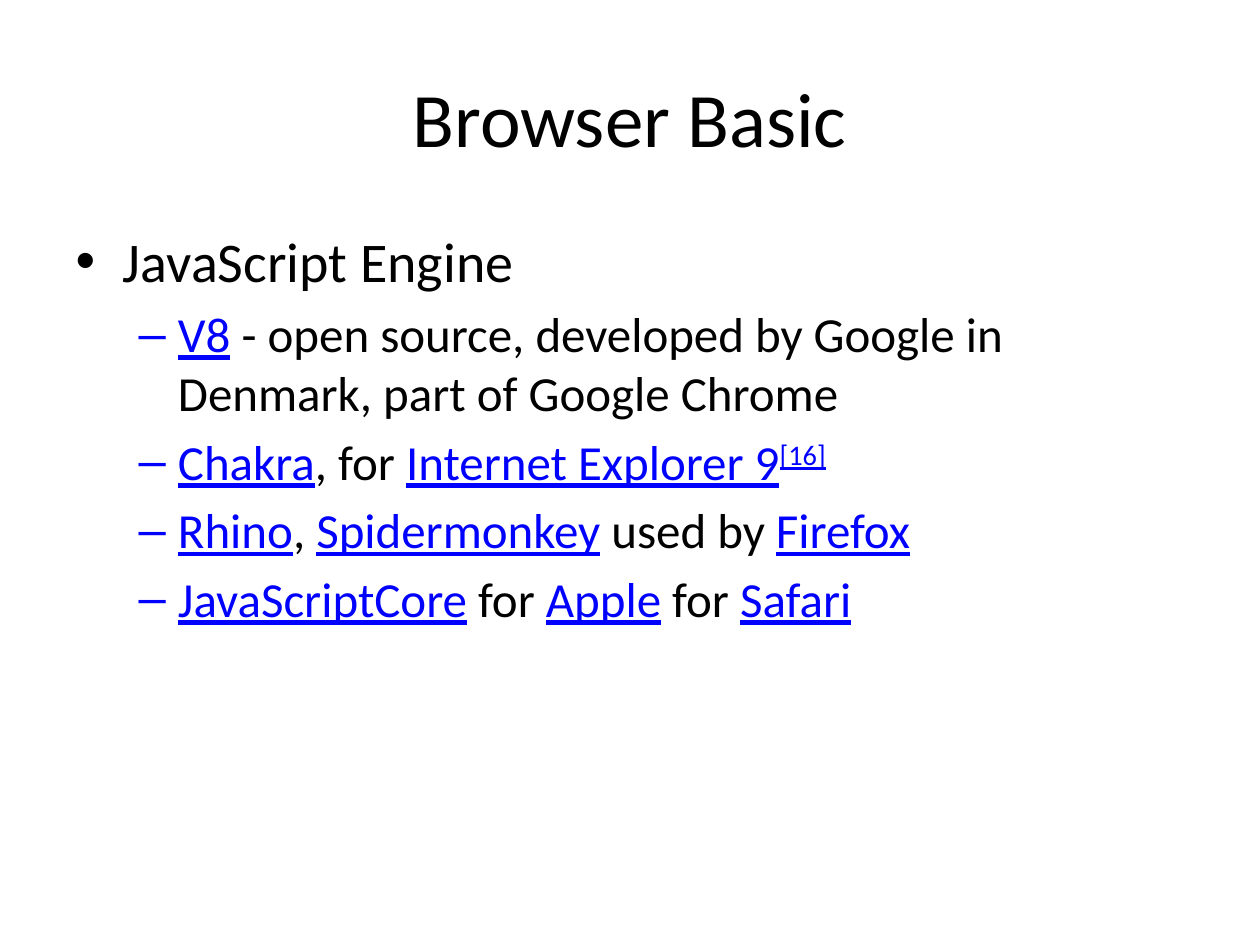
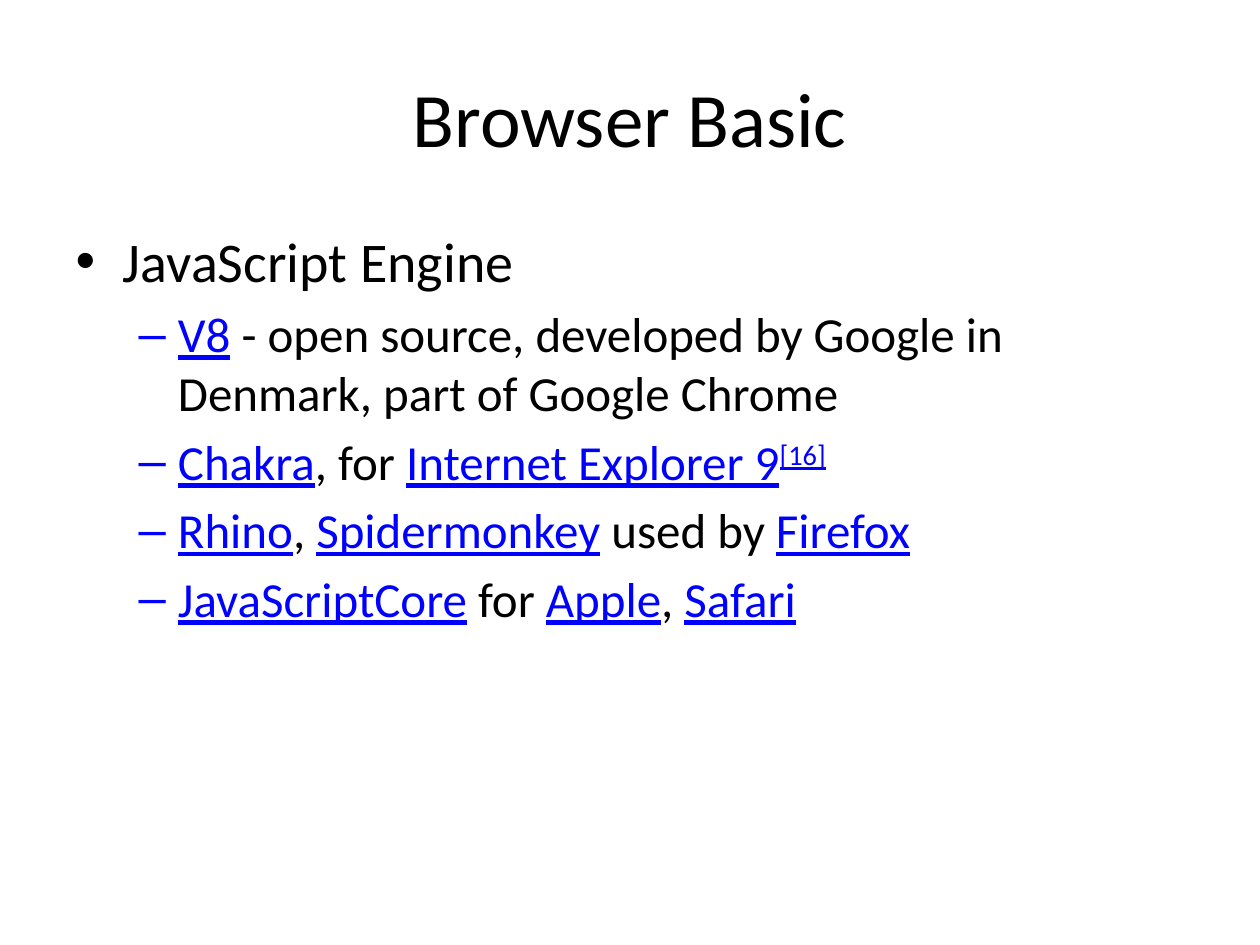
Before and after one commit to tasnim-reza/angularjs-class, a slide deck: slide 5 of class-2-Basic AngularJs/slides/basic angularjs.pptx. Drawn at 1260x945 pixels with LibreOffice and Linux fonts; fonts in the diff are those of the drawing. Boxes give left, top, right and bottom in pixels: in the first picture for what was removed or moved away, otherwise in the second. Text is boxed around its words. In the diff, an @@ line names an element or a change of style, - is before the commit and + after.

```diff
--- a/class-2-Basic AngularJs/slides/basic angularjs.pptx
+++ b/class-2-Basic AngularJs/slides/basic angularjs.pptx
@@ text at bbox=[178, 583, 795, 625]: text changed @@
-  – JavaScriptCore for Apple for Safari
+  – JavaScriptCore for Apple, Safari
```
Also in this commit, not shown: 14 other slides changed, 1 slide added, 1 slide removed, 7 other files.
